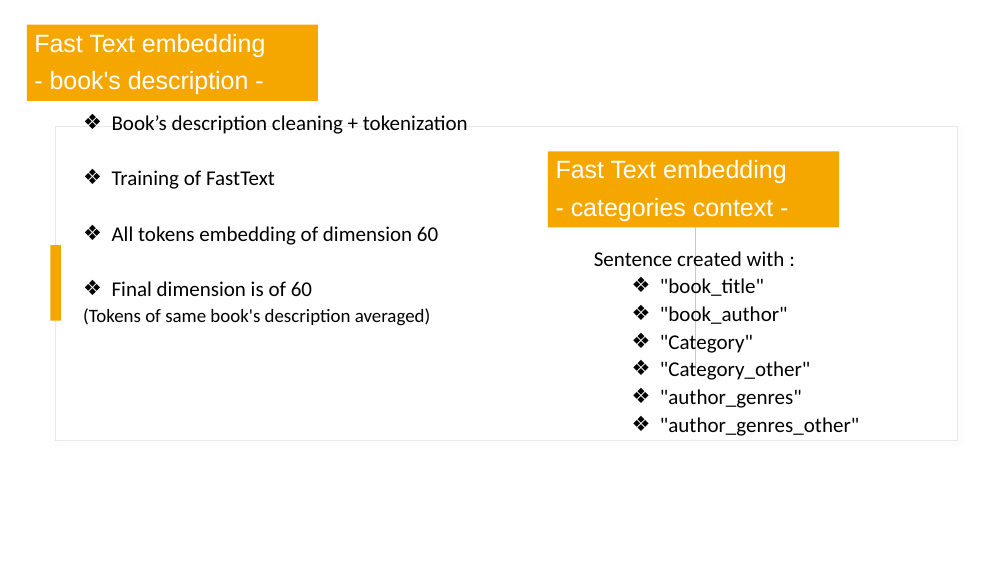
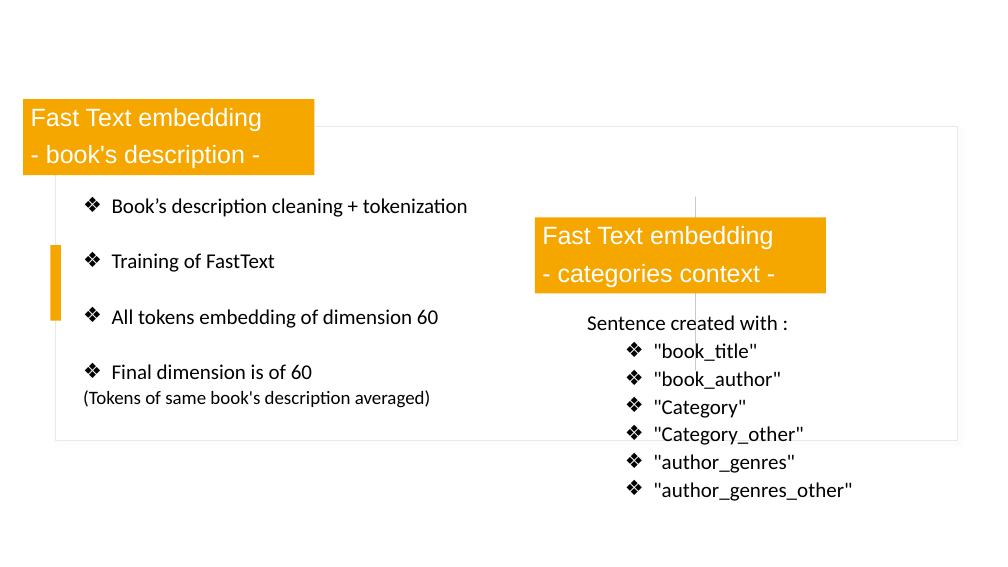
Before and after one commit to ArielNATAF/Books_project, a slide deck: slide 19 of BooksProject.pptx. Drawn at 1008x567 pixels with LibreOffice and Linux fonts; fonts in the diff are those of the drawing. Boxes give left, top, right and bottom in pixels: in the first picture for what was removed or moved away, otherwise in the second. Text is boxed around its words. In the diff, an @@ line names an element or a change of style, - is before the commit and + after.

```diff
--- a/BooksProject.pptx
+++ b/BooksProject.pptx
@@ text "Book’s description cleaning + tokenization": place and size @@
-text "Book’s description cleaning + tokenization" at <box>83,115,468,326</box>
+text "Book’s description cleaning + tokenization" at <box>83,198,468,408</box>
@@ text "Fast Text embedding": place and size @@
-text "Fast Text embedding" at <box>26,25,318,101</box>
+text "Fast Text embedding" at <box>23,99,315,175</box>
@@ rectangle "Fast Text embedding": place and size @@
-rectangle "Fast Text embedding" at <box>548,151,839,228</box>
+rectangle "Fast Text embedding" at <box>535,217,826,293</box>
@@ text "Sentence created with :": place and size @@
-text "Sentence created with :" at <box>594,248,859,436</box>
+text "Sentence created with :" at <box>587,313,852,501</box>
```
Also in this commit, not shown: 10 other slides changed, 1 slide added, 1 other file.
